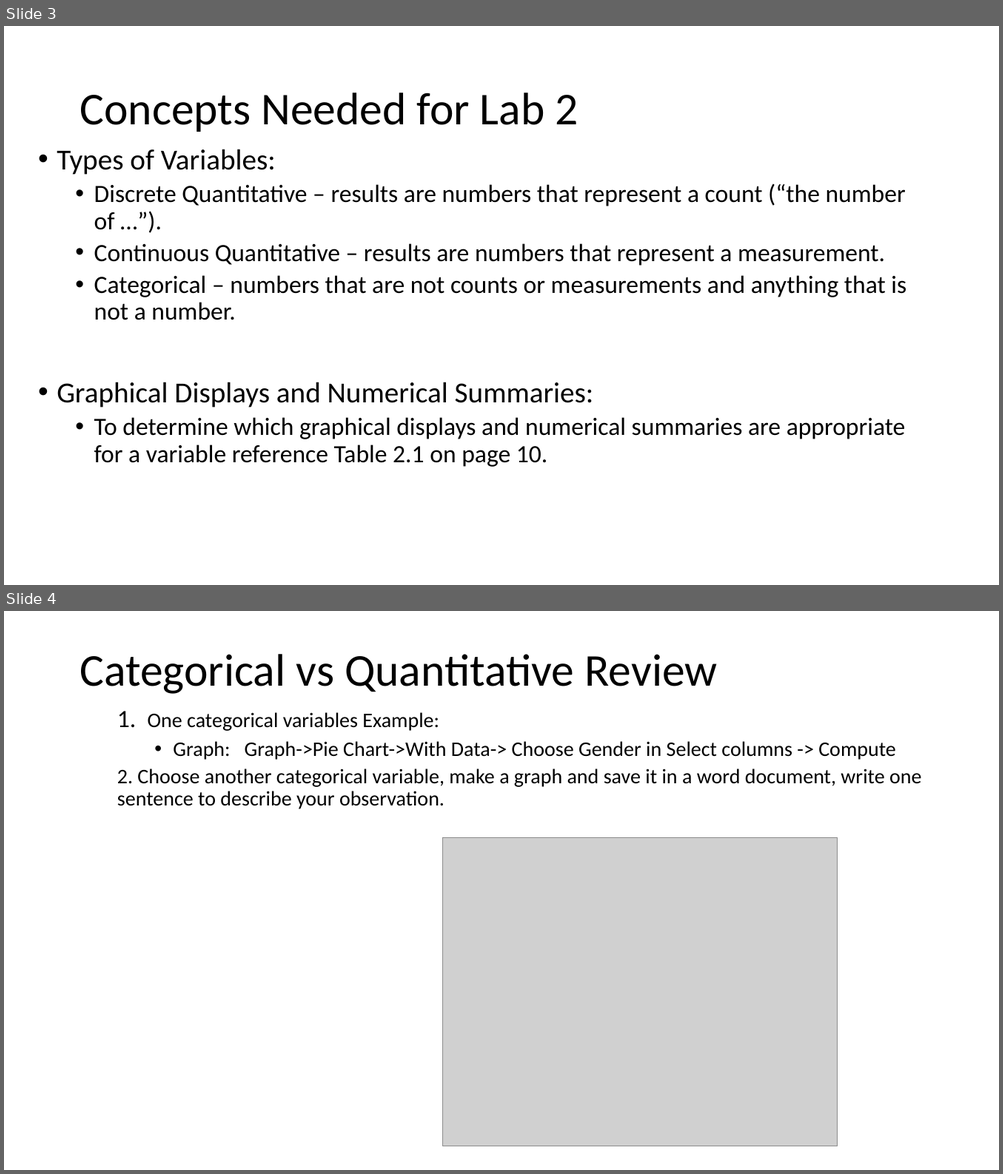
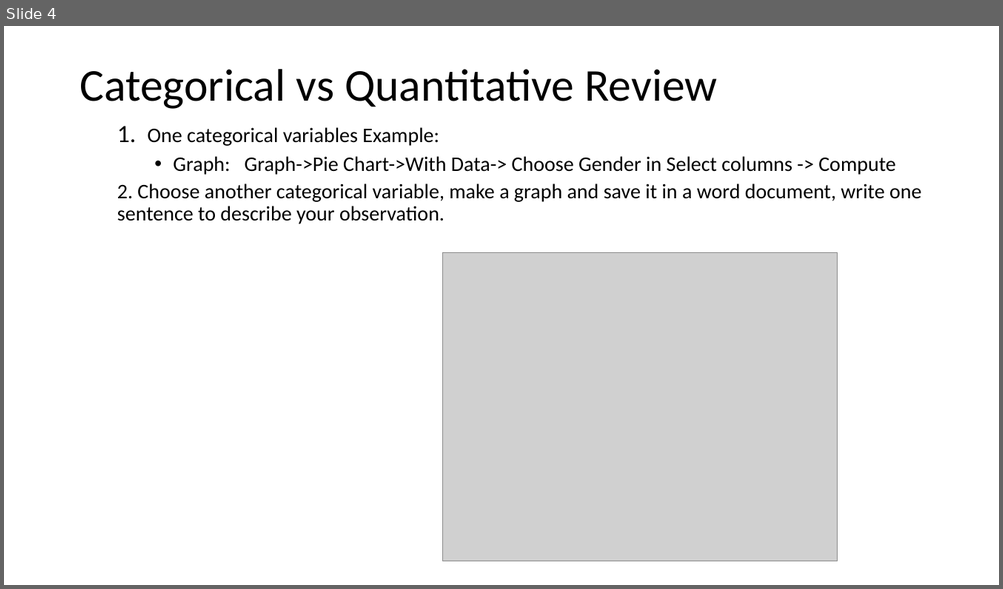
Before and after one commit to Shanlearning/Stat201-Fall, a slide deck: Lab2/Lab 2.pptx. Shown one above the other, each under a label of ours: slides 3 and 4 before the commit, slide 4 after it. The pictures are 1003x1174 and 1003x589 pixels, drawn with LibreOffice and Linux fonts; fonts in the diff are those of the drawing; grey boxes stand for pictures. Boxes give left, top, right and bottom in pixels: in the first picture for what was removed or moved away, otherwise in the second. Text is boxed around its words. In the diff, an @@ line names an element or a change of style, - is before the commit and + after.

```diff
--- a/Lab2/Lab 2.pptx
+++ b/Lab2/Lab 2.pptx
@@ slide 3 removed at (4,26,999,585), background #CCE8CF @@
@@ title removed at (79,93,578,132) @@
-Concepts Needed for Lab 2
@@ text removed at (57,149,906,467) @@
-• Types of Variables:
-  • Discrete Quantitative – results are numbers that represent a count (“the number of …”).
-  • Continuous Quantitative – results are numbers that represent a measurement.
-  • Categorical – numbers that are not counts or measurements and anything that is not a number.
-• Graphical Displays and Numerical Summaries:
-  • To determine which graphical displays and numerical summaries are appropriate for a variable reference Table 2.1 on page 10.
```
Also in this commit, not shown: 3 slides added, 3 other slides removed, 2 other files.
